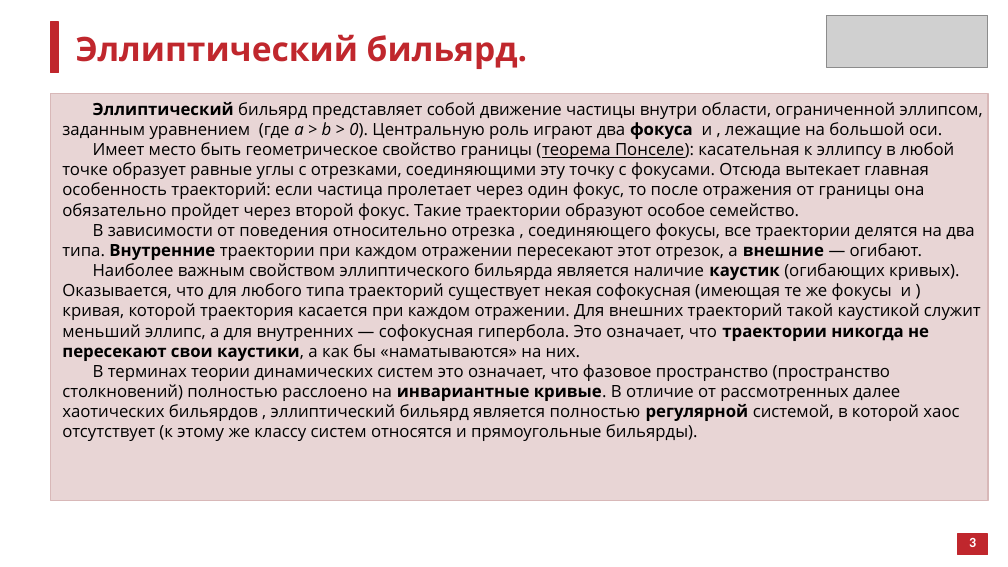
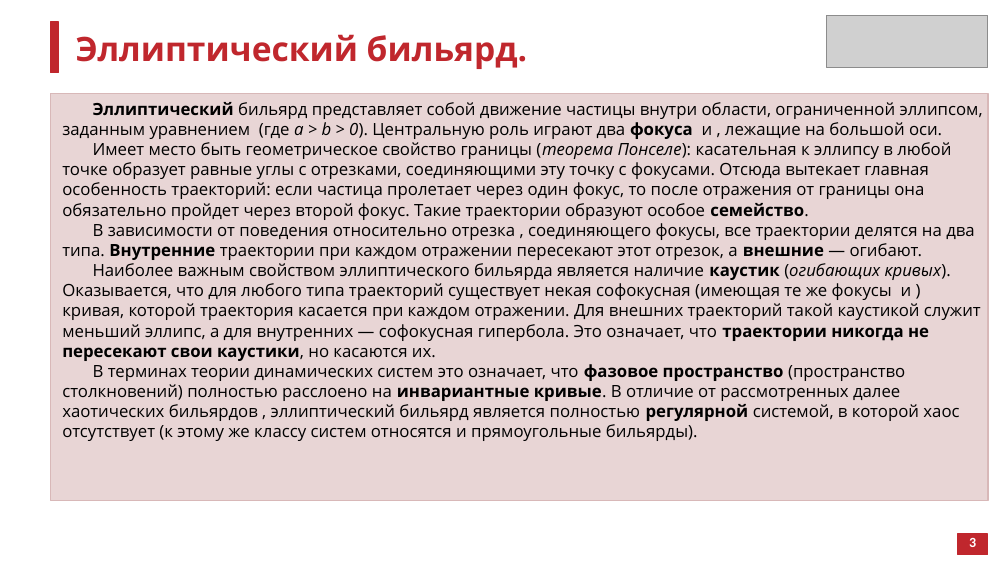
Before and after one commit to atelitsin/sinai_billiard, a slide deck: slide 9 of sinai_billiard.pptx. Drawn at 1008x567 pixels with LibreOffice and Linux fonts; fonts in the diff are those of the drawing; grey boxes stand for pictures. Boxes give left, top, right and bottom in pixels: in the first picture for what was removed or moved away, otherwise in the second. Text is boxed around its words. In the diff, an @@ line names an element or a change of style, - is before the commit and + after.

```diff
--- a/sinai_billiard.pptx
+++ b/sinai_billiard.pptx
@@ text at bbox=[62, 142, 959, 441]: bold on in "семейство.", "фазовое пространство"; italic on, underline off in "(теорема Понселе):" @@
@@ text at bbox=[62, 263, 981, 361]: text changed @@
-Наиболее важным свойством эллиптического бильярда является наличие каустик (огибающих кривых). Оказывается, что для любого типа траекторий существует некая софокусная (имеющая те же фокусы и ) кривая, которой траектория касается при каждом отражении. Для внешних траекторий такой каустикой служит меньший эллипс, а для внутренних — софокусная гипербола. Это означает, что траектории никогда не пересекают свои каустики, а как бы «наматываются» на них.
+Наиболее важным свойством эллиптического бильярда является наличие каустик (огибающих кривых). Оказывается, что для любого типа траекторий существует некая софокусная (имеющая те же фокусы и ) кривая, которой траектория касается при каждом отражении. Для внешних траекторий такой каустикой служит меньший эллипс, а для внутренних — софокусная гипербола. Это означает, что траектории никогда не пересекают свои каустики, но касаются их.
```
Also in this commit, not shown: 4 other slides changed, 3 slides added.
